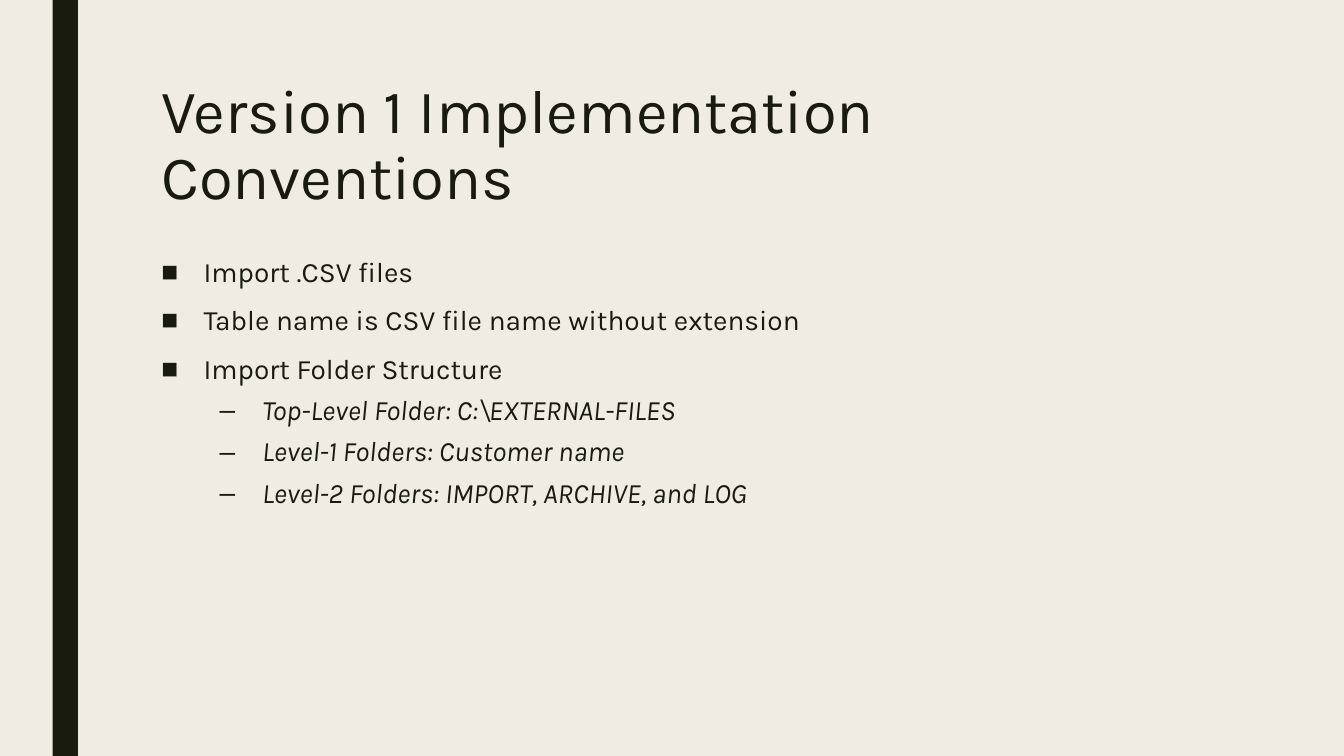
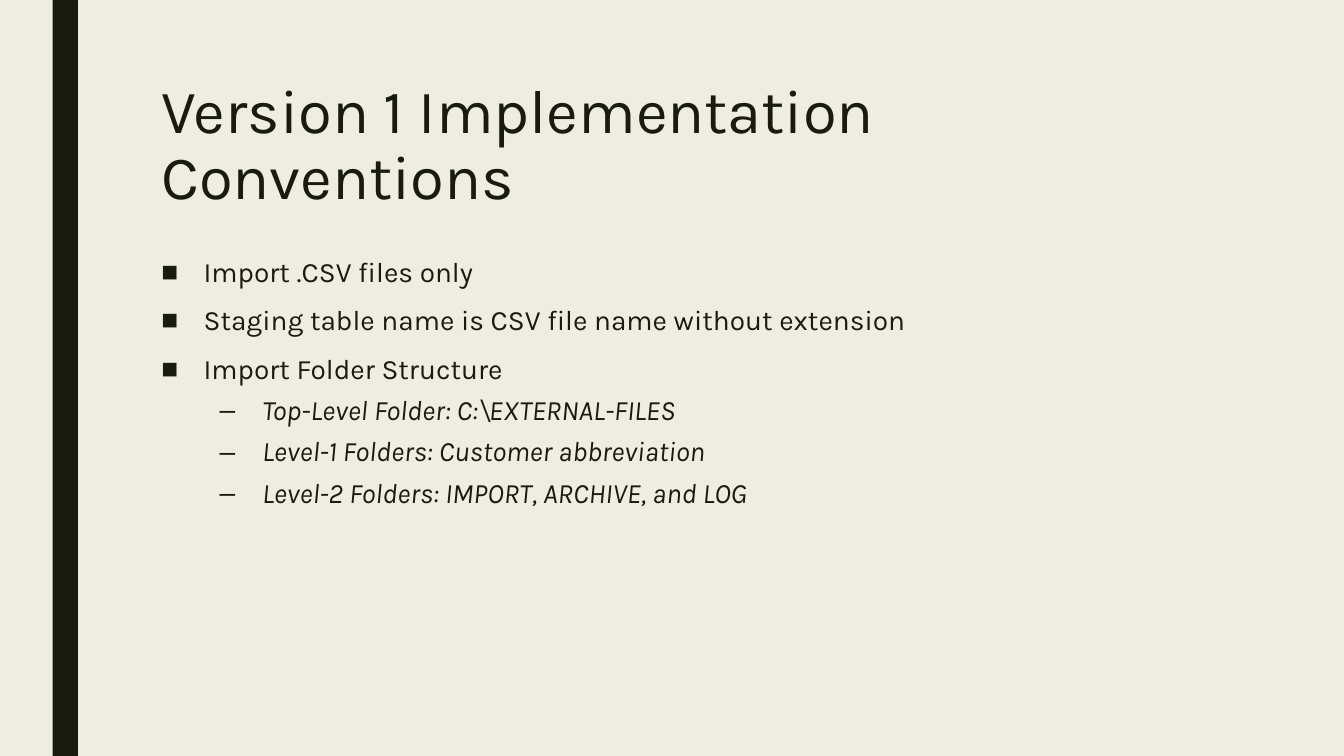
Before and after one commit to agent86ray/PowerShell-ETL-Framework, a slide deck: slide 5 of Powershell ETL framework.pptx. Drawn at 1344x756 pixels with LibreOffice and Linux fonts; fonts in the diff are those of the drawing. Boxes give left, top, right and bottom in pixels: in the first picture for what was removed or moved away, otherwise in the second. Text is boxed around its words. In the diff, an @@ line names an element or a change of style, - is before the commit and + after.

```diff
--- a/Powershell ETL framework.pptx
+++ b/Powershell ETL framework.pptx
@@ text at bbox=[204, 262, 905, 337]: text changed @@
-■ Import .CSV files
-■ Table name is CSV file name without extension
+■ Import .CSV files only
+■ Staging table name is CSV file name without extension
@@ text at bbox=[262, 441, 705, 462]: text changed @@
-  – Level-1 Folders: Customer name
+  – Level-1 Folders: Customer abbreviation
```
Also in this commit, not shown: 1 other slide changed, 3 slides added.
